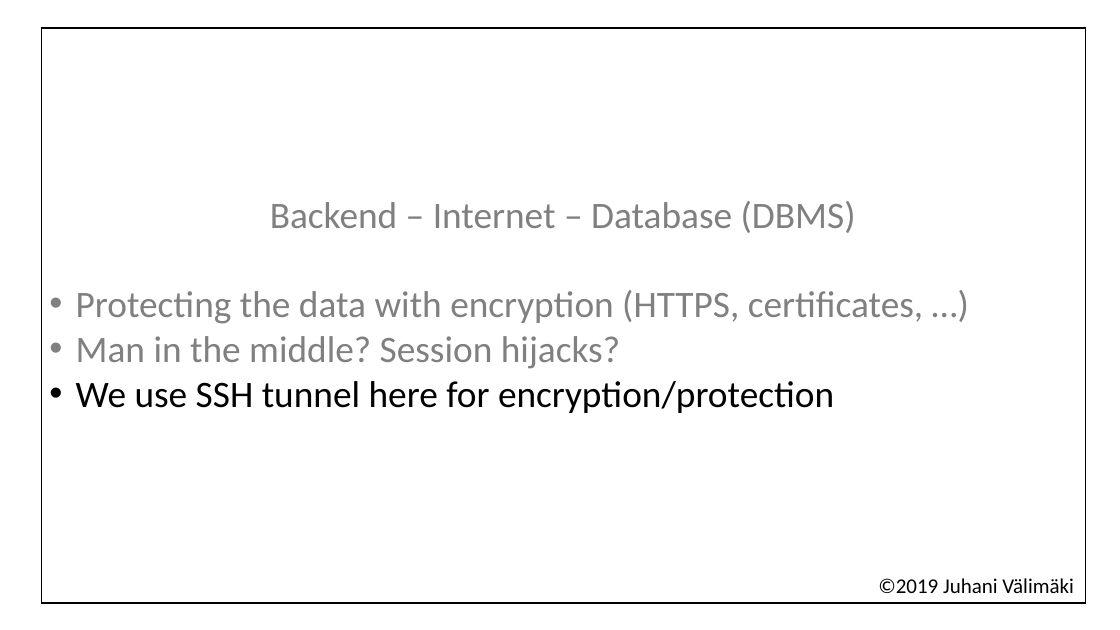
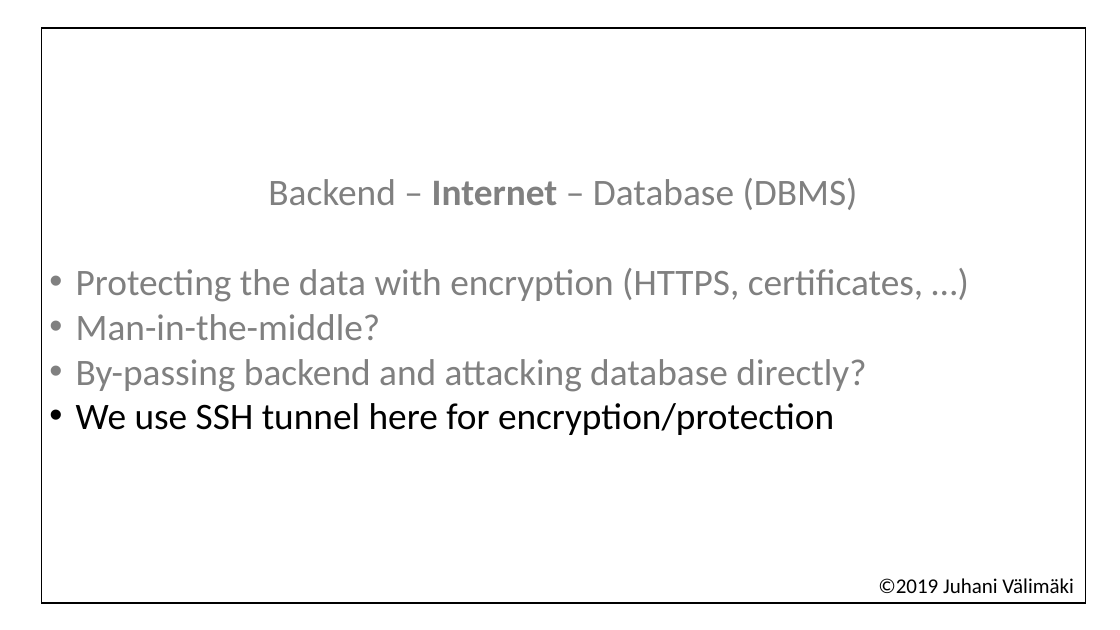
Before and after one commit to valju/docs_backend_design, a slide deck: slide 5 of WhatToDoInFrontBackAndDB_usability_performance_security/What to check where in full-stack.pptx. Drawn at 1120x630 pixels with LibreOffice and Linux fonts; fonts in the diff are those of the drawing. Boxes give left, top, right and bottom in pixels: in the first picture for what was removed or moved away, otherwise in the second. Text is boxed around its words. In the diff, an @@ line names an element or a change of style, - is before the commit and + after.

```diff
--- a/WhatToDoInFrontBackAndDB_usability_performance_security/What to check where in full-stack.pptx
+++ b/WhatToDoInFrontBackAndDB_usability_performance_security/What to check where in full-stack.pptx
@@ text in rectangle at bbox=[268, 178, 858, 210]: bold on in "Internet" @@
@@ text in rectangle at bbox=[76, 314, 866, 392]: text changed @@
-• Man in the middle? Session hijacks?
+• Man-in-the-middle?
+• By-passing backend and attacking database directly?
```
Also in this commit, not shown: 2 other slides changed, 1 other file.
